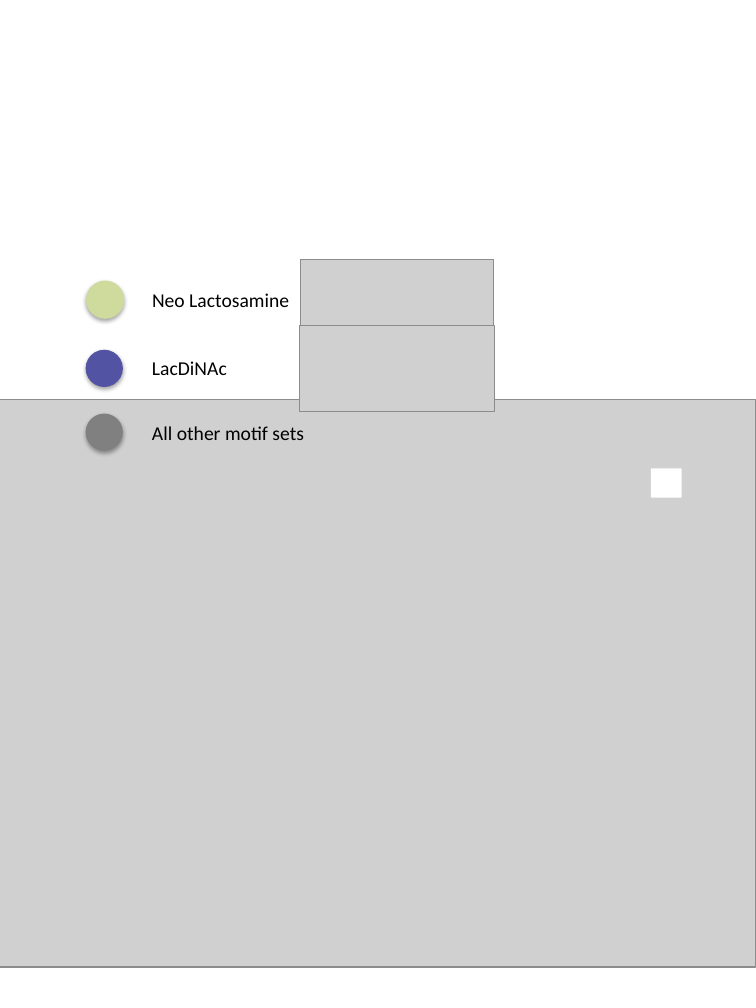
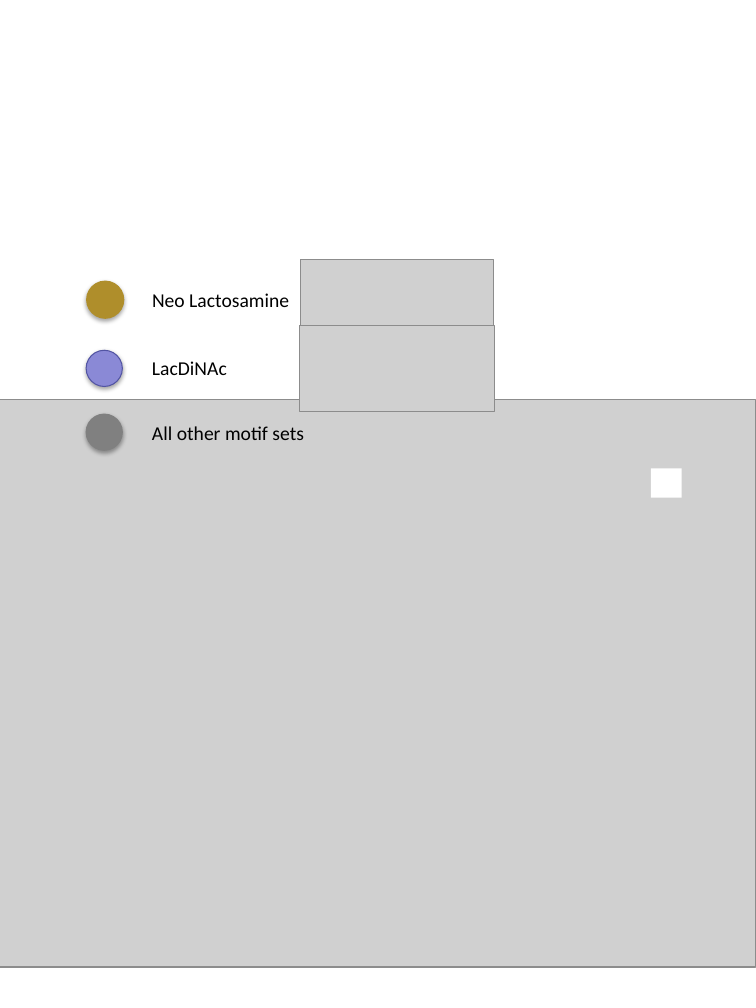
Before and after one commit to steveharg/glycans, a slide deck: slide 1 of docs/motif_similarity_exploration/Neo Lactosamine_vs_LacDiNAc.pptx. Drawn at 756x1008 pixels with LibreOffice and Linux fonts; fonts in the diff are those of the drawing; grey boxes stand for pictures. Boxes give left, top, right and bottom in pixels: in the first picture for what was removed or moved away, otherwise in the second. Text is boxed around its words. In the diff, an @@ line names an element or a change of style, - is before the commit and + after.

```diff
--- a/docs/motif_similarity_exploration/Neo Lactosamine_vs_LacDiNAc.pptx
+++ b/docs/motif_similarity_exploration/Neo Lactosamine_vs_LacDiNAc.pptx
@@ ellipse at (x1=86, y1=280, x2=124, y2=319): fill #CEDB9C to #AF8E2B @@
@@ ellipse at (x1=86, y1=350, x2=122, y2=386): fill #5254A3 to #8A89D6 @@
```
Also in this commit, not shown: 6 other files.
